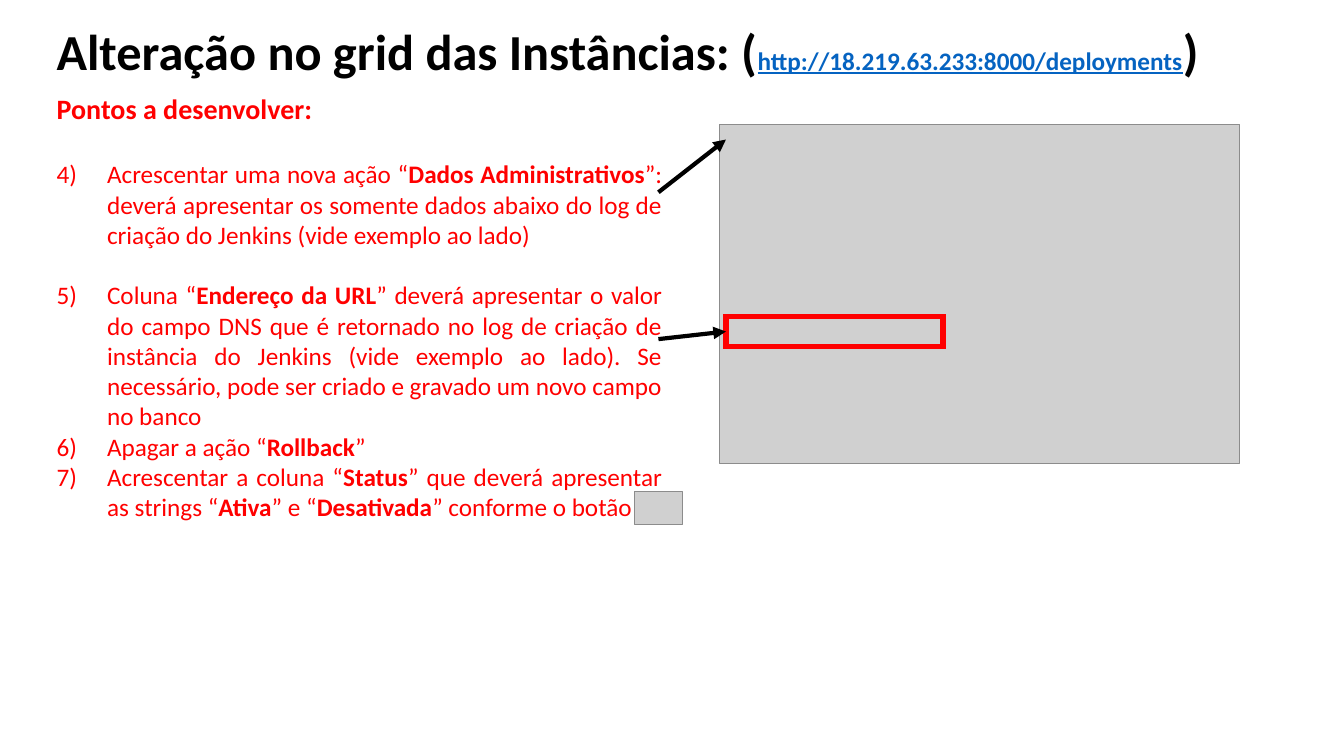
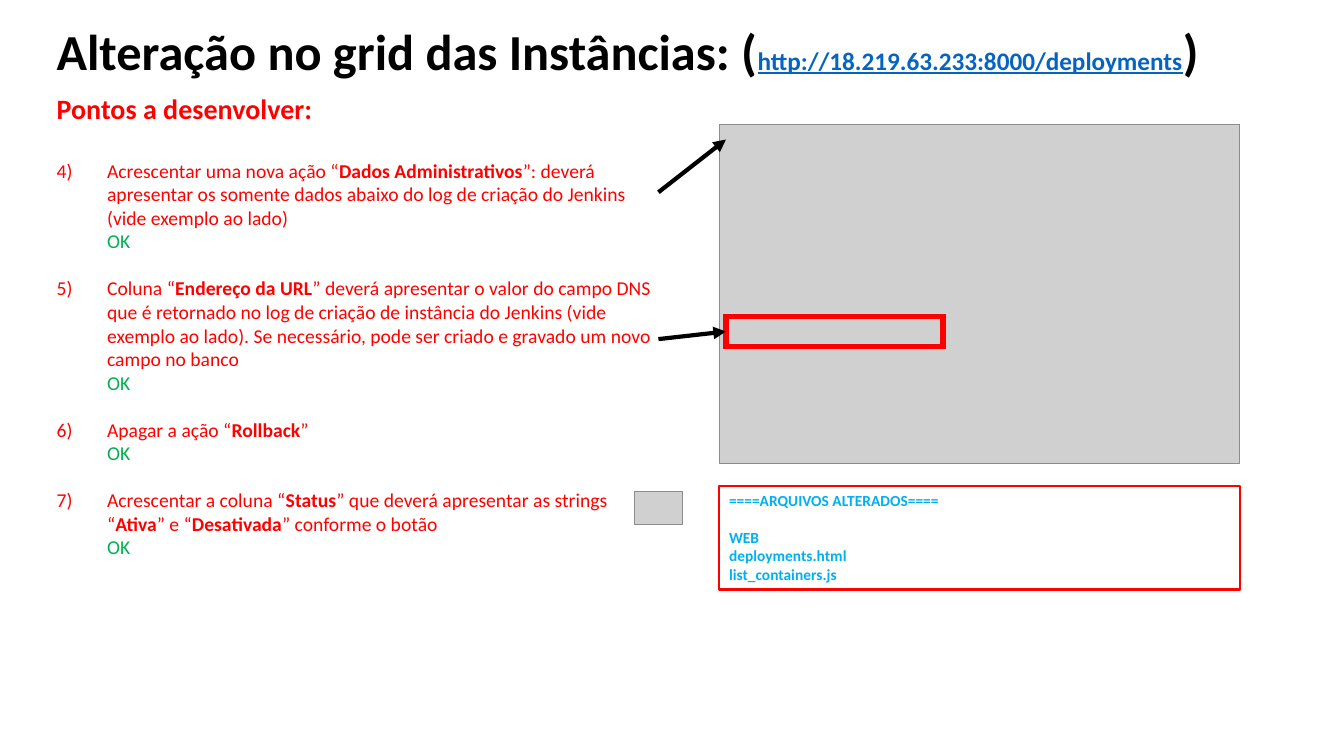
Before and after one commit to marbueno/Bradoo, a slide deck: slide 5 of documentos/Bradoo - Proptipo de Tela V3 - 20190625.pptx. Drawn at 1344x756 pixels with LibreOffice and Linux fonts; fonts in the diff are those of the drawing; grey boxes stand for pictures. Boxes give left, top, right and bottom in pixels: in the first picture for what was removed or moved away, otherwise in the second. Text is boxed around its words. In the diff, an @@ line names an element or a change of style, - is before the commit and + after.

```diff
--- a/documentos/Bradoo - Proptipo de Tela V3 - 20190625.pptx
+++ b/documentos/Bradoo - Proptipo de Tela V3 - 20190625.pptx
@@ text at <box>107,164,651,554</box>: text changed; size 18 to 14 pt @@
-4) Acrescentar uma nova ação “Dados Administrativos”: deverá apresentar os somente dados abaixo do log de criação do Jenkins (vide exemplo ao lado)
-5) Coluna “Endereço da URL” deverá apresentar o valor do campo DNS que é retornado no log de criação de instância do Jenkins (vide exemplo ao lado). Se necessário, pode ser criado e gravado um novo campo no banco
-6) Apagar a ação “Rollback”
-7) Acrescentar a coluna “Status” que deverá apresentar as strings “Ativa” e “Desativada” conforme o botão
+4) Acrescentar uma nova ação “Dados Administrativos”: deverá apresentar os somente dados abaixo do log de criação do Jenkins (vide exemplo ao lado)
+   OK
+5) Coluna “Endereço da URL” deverá apresentar o valor do campo DNS que é retornado no log de criação de instância do Jenkins (vide exemplo ao lado). Se necessário, pode ser criado e gravado um novo campo no banco
+   OK
+6) Apagar a ação “Rollback”
+   OK
+7) Acrescentar a coluna “Status” que deverá apresentar as strings “Ativa” e “Desativada” conforme o botão
+   OK
@@ rectangle added at <box>719,486,1240,590</box>, outline #FF0000 1.75 pt, 11 pt, text #00B0F0, bold @@
+====ARQUIVOS ALTERADOS====
+WEB
+deployments.html
+list_containers.js
```
Also in this commit, not shown: 5 other slides changed, 3 other files.
